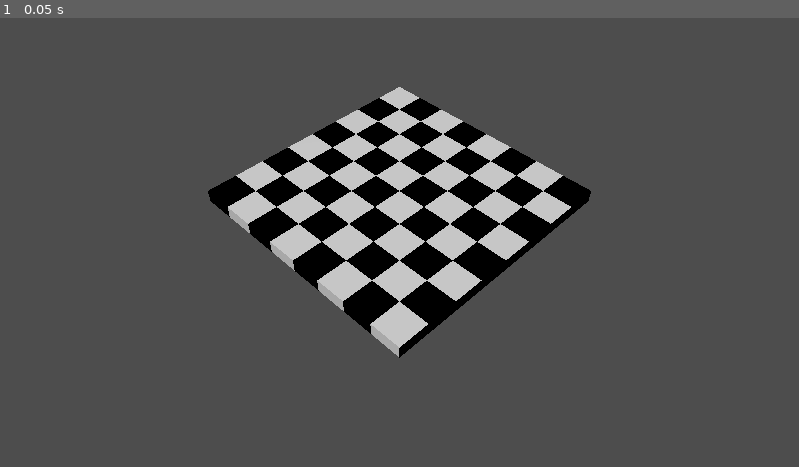
Above: before the commit, frame 1.
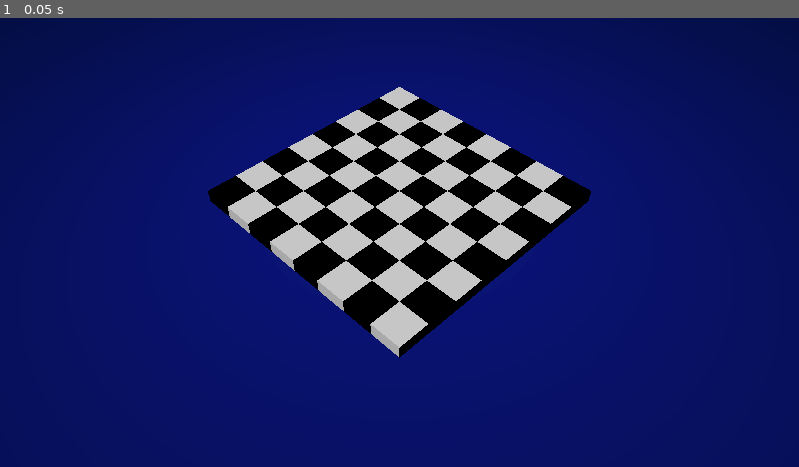
Above: after the commit, the same moment.

Repository: whs-distance-gaming/chess-prototype
Game: Godot game, scene res://scenes/game.tscn
Two runs of this game, one before a commit and one after it. Both use one fixed random seed, a clock stepped at 60 frames per second and the inputs below.
Inputs:
- Up to frame 1 (0.05 s): no input

The runs differ from the first frame. In frame 1, 85% of the frame differs, in the area x 0-100%, y 0-100%.

Commit message:
Add rotateable y camera and ground texture

Diff:
--- a/scenes/game.tscn
+++ b/scenes/game.tscn
@@ -1,14 +1,19 @@
-[gd_scene load_steps=2 format=3 uid="uid://c71sg2x3o357g"]
+[gd_scene load_steps=5 format=3 uid="uid://c71sg2x3o357g"]
 
 [ext_resource type="PackedScene" uid="uid://b1qgbygjou8vp" path="res://scenes/chess_board.tscn" id="1_6sv07"]
+[ext_resource type="Script" path="res://scripts/game.gd" id="1_j8yrl"]
+[ext_resource type="PackedScene" uid="uid://bkblg7vu13q7u" path="res://scenes/rotateable_camera_y.tscn" id="3_pxs2p"]
+[ext_resource type="PackedScene" uid="uid://chy6tctn3k18q" path="res://scenes/ground_texture.tscn" id="4_mr8o2"]
 
-[node name="Node3D" type="Node3D"]
+[node name="Game" type="Node3D"]
+script = ExtResource("1_j8yrl")
 
 [node name="ChessBoard" parent="." instance=ExtResource("1_6sv07")]
 
-[node name="Camera3D" type="Camera3D" parent="."]
-transform = Transform3D(0.707107, -0.5, 0.5, 0, 0.707107, 0.707107, -0.707107, -0.5, 0.5, 0.8, 1, 0.8)
-fov = 36.9778
-
 [node name="DirectionalLight3D" type="DirectionalLight3D" parent="."]
 transform = Transform3D(0.698174, 0.521284, -0.490729, -0.0318307, 0.707369, 0.706127, 0.71522, -0.47738, 0.51046, -4, 6.16871, 4)
+
+[node name="RotateableCameraY" parent="." instance=ExtResource("3_pxs2p")]
+
+[node name="GroundTexture" parent="." instance=ExtResource("4_mr8o2")]
+transform = Transform3D(0.209928, 0, 0, 0, 1.00276, 0, 0, 0, 0.208862, 0, 0, 0)
--- /dev/null
+++ b/scenes/ground_texture.tscn
@@ -0,0 +1,9 @@
+[gd_scene load_steps=2 format=3 uid="uid://chy6tctn3k18q"]
+
+[ext_resource type="Texture2D" uid="uid://hrcl505ml8ob" path="res://assets/images/Adjusted Blue Gradient Centered 1920x1920.png" id="1_sy3vr"]
+
+[node name="GroundTexture" type="Node3D"]
+
+[node name="Sprite3D" type="Sprite3D" parent="."]
+transform = Transform3D(1, 0, 0, 0, -4.37114e-08, 1, 0, -1, -4.37114e-08, 0, 0, 0)
+texture = ExtResource("1_sy3vr")
--- /dev/null
+++ b/scenes/rotateable_camera_y.tscn
@@ -0,0 +1,17 @@
+[gd_scene load_steps=3 format=3 uid="uid://bkblg7vu13q7u"]
+
+[ext_resource type="Script" path="res://scripts/rotateable_camera_y.gd" id="1_b810s"]
+
+[sub_resource type="CylinderMesh" id="CylinderMesh_4qn5d"]
+
+[node name="RotateableCameraY" type="Node3D"]
+script = ExtResource("1_b810s")
+
+[node name="MeshInstance3D" type="MeshInstance3D" parent="."]
+transform = Transform3D(2.2, 0, 0, 0, 2.2, 0, 0, 0, 2.2, 0, 0.0581496, 0)
+visible = false
+mesh = SubResource("CylinderMesh_4qn5d")
+
+[node name="Camera3D" type="Camera3D" parent="MeshInstance3D"]
+transform = Transform3D(0.321412, -0.227273, 0.227273, 0, 0.321412, 0.321412, -0.321412, -0.227273, 0.227273, 0.363636, 0.428114, 0.363636)
+fov = 36.9778
--- /dev/null
+++ b/scripts/game.gd
@@ -0,0 +1 @@
+extends Node3D
--- /dev/null
+++ b/scripts/rotateable_camera_y.gd
@@ -0,0 +1,36 @@
+extends Node3D
+
+@export var rotation_speed: float = 0.01 # Speed at which the 3D object rotates
+var rotating: bool = false
+var last_mouse_position: Vector2
+
+# Called when the node enters the scene tree for the first time.
+func _ready():
+	# Capture mouse input
+	Input.set_mouse_mode(Input.MOUSE_MODE_CAPTURED)
+
+func _input(event):
+	# Check if the left mouse button is pressed
+	if event is InputEventMouseButton:
+		if event.button_index == MOUSE_BUTTON_LEFT:
+			rotating = event.pressed
+			if rotating:
+				last_mouse_position = event.position
+			else:
+				Input.set_mouse_mode(Input.MOUSE_MODE_VISIBLE)
+
+	# Check for mouse motion if we are rotating
+	if rotating and event is InputEventMouseMotion:
+		var delta = event.position - last_mouse_position
+		last_mouse_position = event.position
+		rotate_cylinder(delta.x)
+
+func rotate_cylinder(delta_x: float):
+	# Rotate the cylinder around the X axis
+	$MeshInstance3D.rotate_y(delta_x * rotation_speed)
+
+# Optional: Handle window focus loss to stop rotation
+func _notification(what):
+	if what == NOTIFICATION_APPLICATION_FOCUS_OUT:
+		rotating = false
+		Input.set_mouse_mode(Input.MOUSE_MODE_VISIBLE)
Binary file added: assets/images/Adjusted Blue Gradient Centered 1920x1920.png
Not shown, added: assets/images/Adjusted Blue Gradient Centered 1920x1920.png.import
Binary file added: assets/images/Blue Gradient Centered 1920x1920.png
Not shown, added: assets/images/Blue Gradient Centered 1920x1920.png.import
